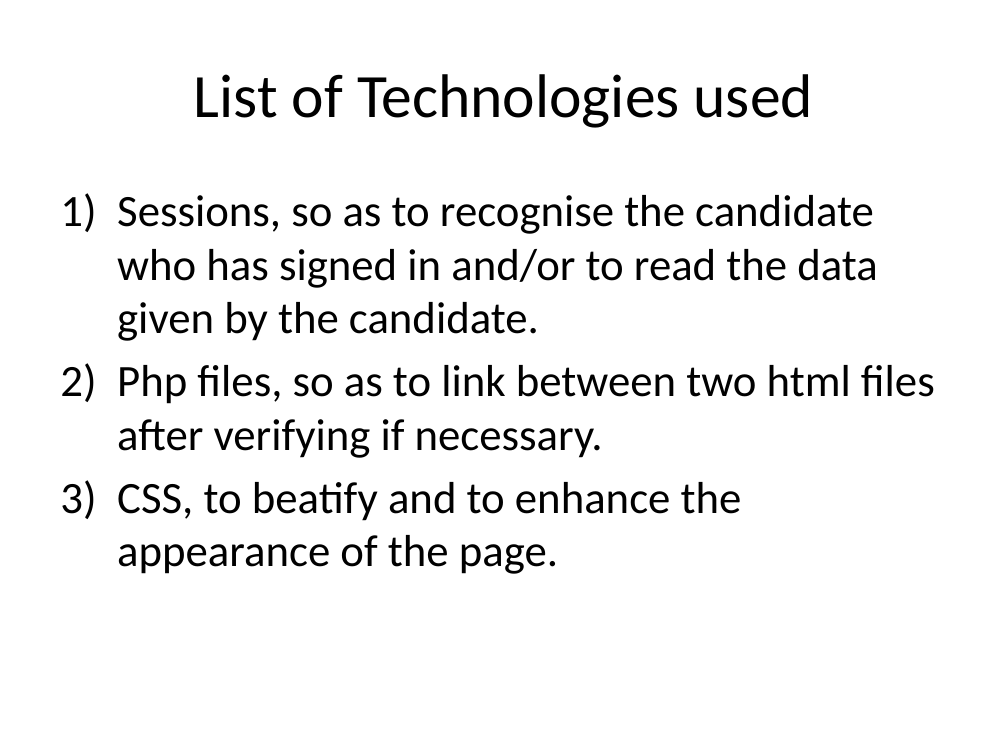
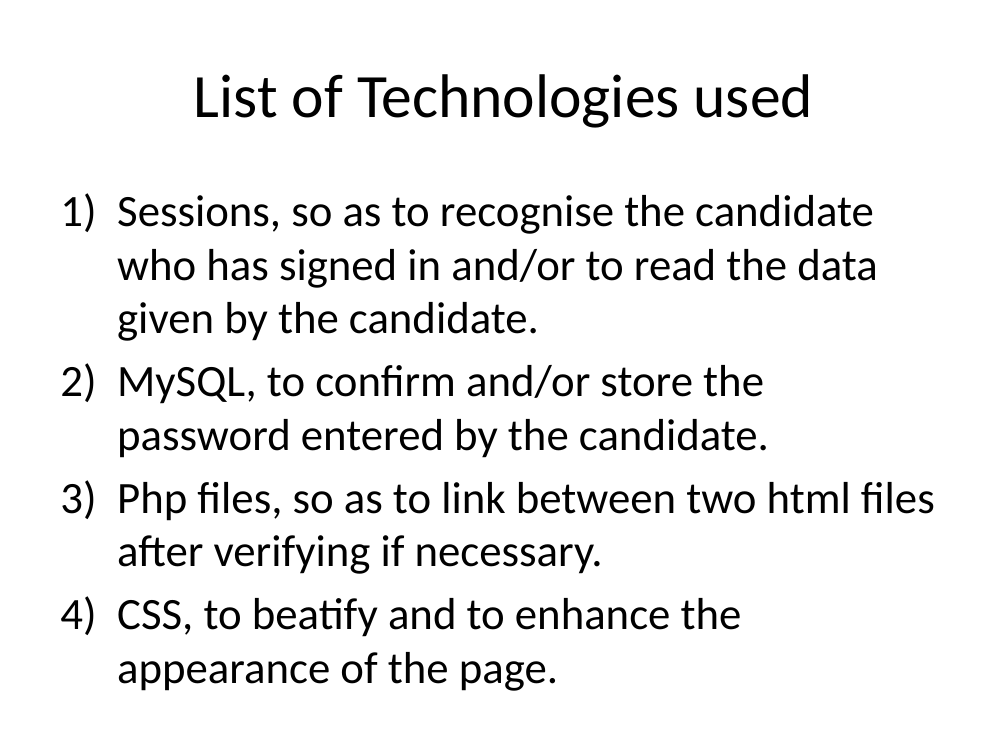
Before and after one commit to lokesh-kumar-t-n/Web-technology-mini-project, a slide deck: slide 4 of main project/presentation.pptx. Drawn at 1008x756 pixels with LibreOffice and Linux fonts; fonts in the diff are those of the drawing. Boxes give left, top, right and bottom in pixels: in the first picture for what was removed or moved away, otherwise in the second. Text is boxed around its words. In the diff, an @@ line names an element or a change of style, - is before the commit and + after.

```diff
--- a/main project/presentation.pptx
+++ b/main project/presentation.pptx
@@ text at [117, 365, 769, 458]: paragraph added @@
+2) MySQL, to confirm and/or store the password entered by the candidate.
```
